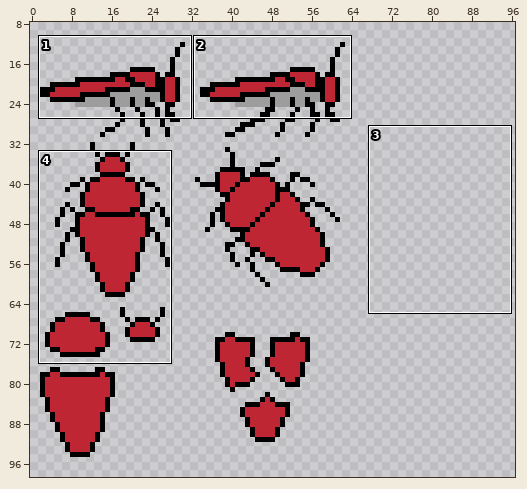
Two states of a sprite sheet, Assets/Sprites/SpaceRat.png. Above, an overview of the earlier version with the close-up marked.
Close-up. The starting point:
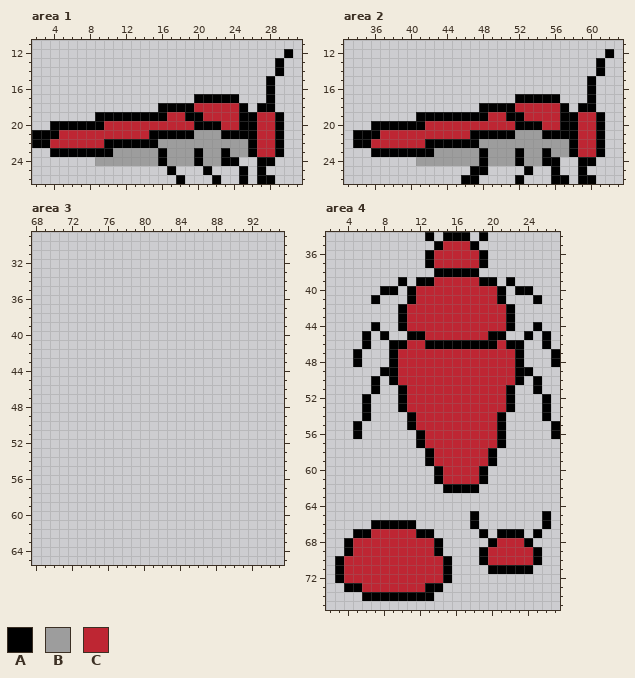
The file is 128x128 pixels. Shown: area 1: x 2..31, y 11..26; area 2: x 33..63, y 11..26; area 3: x 68..95, y 29..65; area 4: x 2..27, y 34..75. The wide view leaves out empty margins. The commit also changed other parts of the picture, which this record leaves out.
Palette (. is transparent): A #000000  B #9d9d9d  C #be2633
Pixels before, area 1, first column x 2:
12 ............................A
13 ...........................A.
14 ...........................A.
15 ..........................A..
16 ..........................A..
17 ..................AAAAA...A..
18 ..............AAAACCCCCA.AA..
19 .......AAAAAAAACCAACCCCAACCA.
20 ..AAAAAACCCCCCCCCCAAACCAACCA.
21 AAACCCCCCCCCCAAAAABBBAAAACCA.
22 AACCCCCCAAAAAABBBBBBBBBBACCA.
23 ..AAAAAAABBBBBABBBABBABBACCA.
24 .......BBBBBBBABBBABBAA..AA..
25 ...............A...A...A.A...
26 ................A...A..A.AA..
Pixels before, area 2, first column x 34:
12 ............................A
13 ...........................A.
14 ...........................A.
15 ..........................A..
16 ..........................A..
17 ..................AAAAA...A..
18 ..............AAAACCCCCA.AA..
19 .......AAAAAAAACCAACCCCAACCA.
20 ..AAAAAACCCCCCCCCCAAACCAACCA.
21 AAACCCCCCCCCCAAAAABBBAAAACCA.
22 AACCCCCCAAAAAABBBBBBBBBBACCA.
23 ..AAAAAAABBBBBABBBABBABBACCA.
24 .......BBBBBBBABBBABBAA..AA..
25 .............AA....A..A..A...
26 ............AA....A...AA.AA..
Pixels before, area 4, first column x 3:
34 ..........A.AAA.A........
35 ...........ACCCA.........
36 ..........ACCCCCA........
37 ..........ACCCCCA........
38 ...........AAAAA.........
39 .......A.AACCCCCAA.A.....
40 .....AA.ACCCCCCCCCA.AA...
41 ....A...ACCCCCCCCCA...A..
42 .......ACCCCCCCCCCCA.....
43 .......ACCCCCCCCCCCA.....
44 ....A..ACCCCCCCCCCCA..A..
45 ...A.A..AACCCCCCCAA..A.A.
46 ...A..AACCAAAAAAAACAA..A.
47 ..A...ACCCCCCCCCCCCCA...A
48 ..A...ACCCCCCCCCCCCCA...A
49 .....AACCCCCCCCCCCCCAA...
50 ....A.ACCCCCCCCCCCCCA.A..
51 ....A..ACCCCCCCCCCCA..A..
52 ...A...ACCCCCCCCCCCA...A.
53 ...A...ACCCCCCCCCCCA...A.
54 ...A....ACCCCCCCCCA....A.
55 ..A.....ACCCCCCCCCA.....A
56 ..A......ACCCCCCCCA.....A
57 .........ACCCCCCCCA......
58 ..........ACCCCCCA.......
59 ..........ACCCCCCA.......
60 ...........ACCCCA........
61 ...........ACCCCA........
62 ............AAAA.........
63 .........................
64 .........................
65 ...............A.......A.
66 ....AAAAA......A.......A.
67 ..AACCCCCAA.....A.AAA.A..
68 .ACCCCCCCCCA.....ACCCA...
69 .ACCCCCCCCCA....ACCCCCA..
70 ACCCCCCCCCCCA...ACCCCCA..
71 ACCCCCCCCCCCA....AAAAA...
72 ACCCCCCCCCCCA............
73 .AACCCCCCCAA.............
74 ...AAAAAAAA..............
New version:
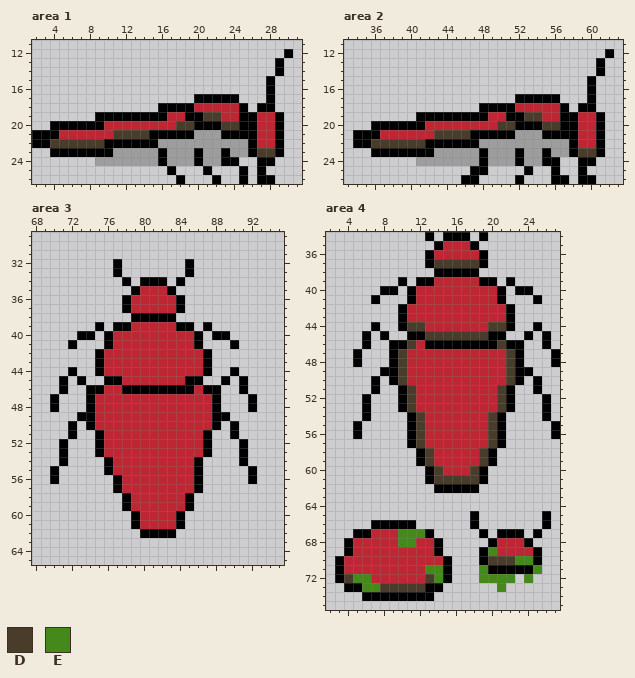
Colours new in this view: D #493c2b  E #44891a
What changed:
Area 1:
y 19: x 21..22 CC -> DD
y 20: x 18..19 CC -> DD; x 23..24 CC -> DD
y 21: x 11..14 CCCC -> DDDD
y 22: x 4..9 CCCCCC -> DDDDDD
y 23: x 27..28 CC -> DD
Area 2:
y 19: x 53..54 CC -> DD
y 20: x 50..51 CC -> DD; x 55..56 CC -> DD
y 21: x 43..46 CCCC -> DDDD
y 22: x 36..41 CCCCCC -> DDDDDD
y 23: x 59..60 CC -> DD
Area 3:
y 32..33: x 77 . -> A; x 85 . -> A
y 34: x 78 . -> A; x 80..82 ... -> AAA; x 84 . -> A
y 35: x 79..83 ..... -> ACCCA
y 36..37: x 78..84 ....... -> ACCCCCA
y 38: x 79..83 ..... -> AAAAA
y 39: x 75 . -> A; x 77..85 ......... -> AACCCCCAA; x 87 . -> A
y 40: x 73..74 .. -> AA; x 76..86 ........... -> ACCCCCCCCCA; x 88..89 .. -> AA
y 41: x 72 . -> A; x 76..86 ........... -> ACCCCCCCCCA; x 90 . -> A
y 42..43: x 75..87 ............. -> ACCCCCCCCCCCA
y 44: x 72 . -> A; x 75..87 ............. -> ACCCCCCCCCCCA; x 90 . -> A
y 45: x 71 . -> A; x 73 . -> A; x 76..86 ........... -> AACCCCCCCAA; x 89 . -> A; x 91 . -> A
y 46: x 71 . -> A; x 74..88 ............... -> AACCAAAAAAAACAA; x 91 . -> A
y 47..48: x 70 . -> A; x 74..88 ............... -> ACCCCCCCCCCCCCA; x 92 . -> A
y 49: x 73..89 ................. -> AACCCCCCCCCCCCCAA
y 50: x 72 . -> A; x 74..88 ............... -> ACCCCCCCCCCCCCA; x 90 . -> A
y 51: x 72 . -> A; x 75..87 ............. -> ACCCCCCCCCCCA; x 90 . -> A
y 52..53: x 71 . -> A; x 75..87 ............. -> ACCCCCCCCCCCA; x 91 . -> A
y 54: x 71 . -> A; x 76..86 ........... -> ACCCCCCCCCA; x 91 . -> A
y 55: x 70 . -> A; x 76..86 ........... -> ACCCCCCCCCA; x 92 . -> A
y 56: x 70 . -> A; x 77..86 .......... -> ACCCCCCCCA; x 92 . -> A
y 57: x 77..86 .......... -> ACCCCCCCCA
y 58..59: x 78..85 ........ -> ACCCCCCA
y 60..61: x 79..84 ...... -> ACCCCA
y 62: x 80..83 .... -> AAAA
Area 4:
y 37: x 14..18 CCCCC -> DDDDD
y 44: x 11..12 CC -> DD; x 20..21 CC -> DD
y 45: x 13..19 CCCCCCC -> DDDDDDD
y 46: x 11 C -> D; x 21 C -> D
y 47..50: x 10 C -> D; x 22 C -> D
y 51..53: x 11 C -> D; x 21 C -> D
y 54..55: x 12 C -> D; x 20 C -> D
y 56..57: x 11..12 .A -> AD; x 20 C -> D
y 58..59: x 12..13 .A -> AD; x 19 C -> D
y 60: x 13..14 .A -> AD; x 18 C -> D
y 61: x 13..18 .ACCCC -> ADDDDD
y 62: x 14 . -> A
y 67: x 10..12 CCA -> EEE
y 68: x 10..11 CC -> EE
y 69: x 20 C -> E
y 70: x 20..24 CCCCC -> DDDEE
y 71: x 13..14 CC -> EE; x 19 . -> E; x 25 . -> E
y 72: x 4..6 CCC -> DEE; x 13..14 CC -> DE; x 19..22 .... -> EEEE; x 24 . -> E
y 73: x 6..12 CCCCCCC -> EEDDDDD; x 21 . -> E
Where, in picture pixels (left, top, right, bottom), the same in both close-ups:
changed: (50, 112, 275, 157)
changed: (371, 112, 596, 157)
added: (50, 259, 257, 538)
changed: (434, 259, 479, 268)
changed: (398, 322, 515, 493)
changed: (344, 529, 542, 592)
